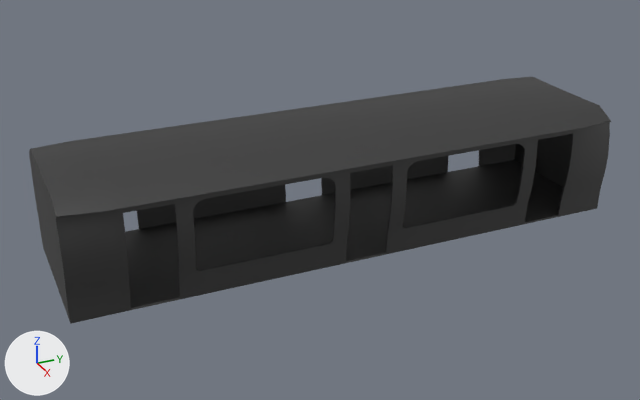
The FBX model Assets/_Project/Runtime/3DModels/Métro/MESH_Subway_car_V4.fbx as it was, and as the next commit left it.
Camera for both pictures: a 50 mm camera at (22.24, -10.44, 12.14) aimed at (0.09, -0.47, 1.07). Every picture has the same lights, and +X, +Y and +Z are marked at lower left. The first picture is the older version.

In view in the first picture: 'MetroCage.001'.
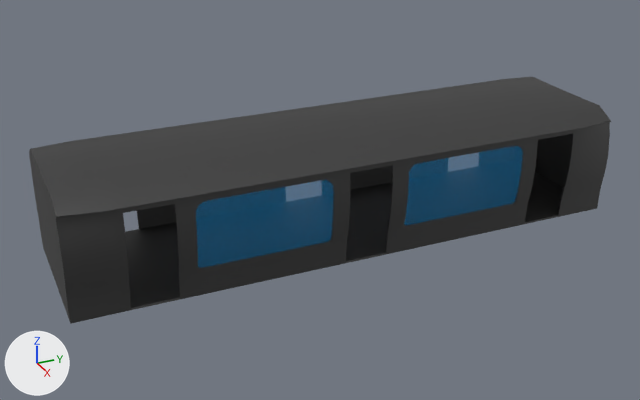
Commit message: [FIX] Mesh Subway car
Fix du mesh subway car

The change in detail:
Material 'Mat_Vitre.001' (mat_mat_vitre_001) is new.
Its base color is (0.0, 0.285, 0.643) (blue #0091d2).
Its alpha is 0.278.
me_cube_009 is used by ob_metrocage_001; location (0.0, 0.0, 0.0).
me_cube_009 had 970 vertices, 1022 faces and spanned x -2.5..2.5, y -8.4..8.4, z 0.0..3.3.
me_cube_009 now has 2074 vertices, 1958 faces and spans x -2.5..2.5, y -8.4..8.4, z 0.0..3.3.
me_cube_009 part 1: 1104 vertices added at x -2.5..2.5, y -5.1..5.1, z 0.8..2.9.
me_cube_009 gains material mat_mat_vitre_001 (blue #0091d2).

Boxes [x1, y1, x2, y2] around the edits, measured in the pictures (640 x 400 px):
part 1 of me_cube_009, added: after [193, 144, 525, 271]
